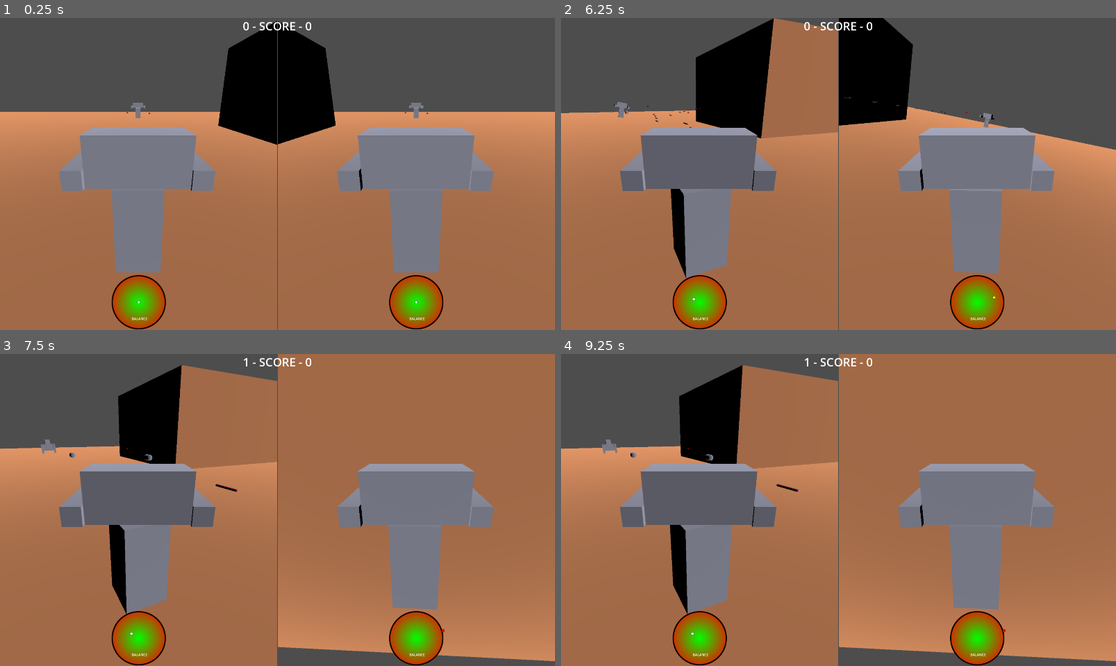
Above: before the commit, frames 1-4 (two rows, left to right).
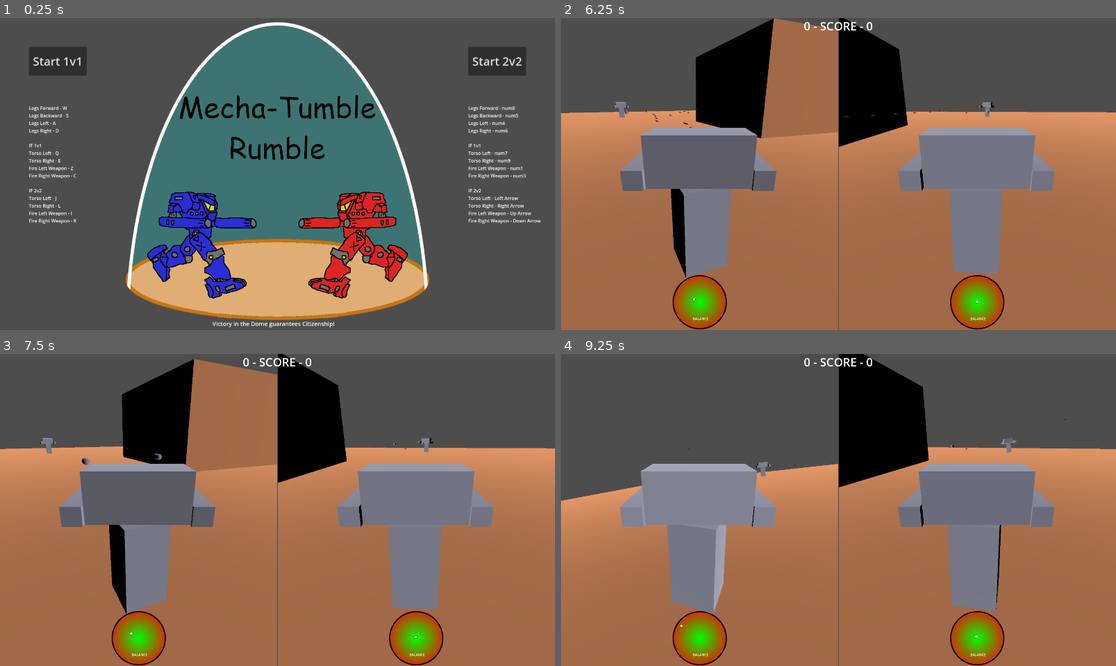
Above: after the commit, the same moments.

Repository: MatthewFyfe/MechOverFeels
Game: Godot game, scene res://Scenes/main_menu.tscn
Same seed, same stepped clock (60 frames per second), same inputs: the game is played once before the commit and once after it. Before the commit the project starts from res://Scenes/Debug_Test_Scene.tscn.
Inputs (mouse positions are in pixels of both pictures, inside the frame that each line leads up to):
- Up to frame 1 (0.25 s): no input
- Up to frame 2 (6.25 s): click (616, 61) at 0.5 s, where only the run after the commit has a clickable "Start 1v1"; tap Enter at 1.25 s; hold C (fire_right_p1) 1.28-2.03 s; hold Q (aim_left_p1) 1.28-2.03 s; tap Keypad 7 (aim_left_p2) at 1.55, 2.1 s; hold S (move_backward_p1) 2.03-2.78 s; tap E (aim_right_p1) at 2.3 s; hold C (fire_right_p1) 2.78-3.53 s; hold E (aim_right_p1) 2.78-3.53 s; tap Keypad 9 (aim_right_p2) at 3.05, 3.6 s; hold W (move_forward_p1) 3.53-4.28 s; tap Keypad 1 (fire_left_p2) at 3.8 s; hold Keypad 1 (fire_left_p2) 4.28-5.03 s; hold Z (fire_left_p1) 4.28-5.78 s; tap Keypad 3 (fire_right_p2) at 4.55, 5.1 s; tap J at 5.3, 5.85 s; hold S (move_backward_p1) from 5.78 s (still down); tap L at 6.05 s
- Up to frame 3 (7.5 s): release S (move_backward_p1) at 6.53 s; hold C (fire_right_p1) 6.53-7.28 s; tap L at 6.6 s; tap I at 6.8, 7.35 s; hold W (move_forward_p1) from 7.28 s (still down)
- Up to frame 4 (9.25 s): tap K at 7.55, 8.1 s; release W (move_forward_p1) at 8.03 s; hold C (fire_right_p1) 8.03-8.78 s; tap Q (aim_left_p1) at 8.3 s; hold S (move_backward_p1) from 8.78 s (still down); hold Q (aim_left_p1) from 8.78 s (still down); tap Keypad 7 (aim_left_p2) at 9.05 s

The runs differ from the first frame. In frame 1, 79% of the frame differs, in the area x 0-100%, y 0-100%; in frame 2, 4.1%; in frame 3, 28%; in frame 4, 45%.
Error in both runs: Invalid access of index '1' on a base object of type: 'PackedStringArray'. (res://Scenes/TTS_Test.gd:8)

Commit message:
Main menu, 1v1 and 2v2 control schemes

Diff:
--- a/mech-over-feels/MechController.gd
+++ b/mech-over-feels/MechController.gd
@@ -200,7 +200,7 @@
 			score1 += 1
 			scoreLabel.text = "%d - SCORE - %d" % [score1, score2]
 
-		TTS_Test.reset()
+		TTS_Test.reset(score1, score2)
 		get_tree().paused = true
 
 		balance_level = balanceOrbHome
--- a/mech-over-feels/Scenes/TTS_Test.gd
+++ b/mech-over-feels/Scenes/TTS_Test.gd
@@ -17,7 +17,7 @@
 func _process(delta: float) -> void:
 	pass
 
-func reset() -> void:
+func reset(score1, score2) -> void:
 	print("reset")
 	await get_tree().create_timer(2.0).timeout # Waits for X seconds
 	get_tree().paused = false
--- /dev/null
+++ b/mech-over-feels/Scenes/main_menu.gd
@@ -0,0 +1,108 @@
+extends Node2D
+
+
+# Called when the node enters the scene tree for the first time.
+func _ready() -> void:
+	pass # Replace with function body.
+
+
+# Called every frame. 'delta' is the elapsed time since the previous frame.
+func _process(delta: float) -> void:
+	pass
+
+
+func _on_button_1v_1_pressed() -> void:
+	set_1v1_controls()
+	get_tree().change_scene_to_file("res://Scenes/Debug_Test_Scene.tscn")
+
+
+func _on_button_2v_2_pressed() -> void:
+	set_2v2_controls()
+	get_tree().change_scene_to_file("res://Scenes/Debug_Test_Scene.tscn")
+
+func set_1v1_controls() -> void:
+	#print(InputMap.get_actions())
+	# Adjust P1 controls
+	InputMap.action_erase_events("aim_left_p1")
+	var newEvent = InputEventKey.new()
+	newEvent.keycode = KEY_Q
+	InputMap.action_add_event("aim_left_p1", newEvent)
+
+	InputMap.action_erase_events("aim_right_p1")
+	newEvent = InputEventKey.new()
+	newEvent.keycode = KEY_E
+	InputMap.action_add_event("aim_right_p1", newEvent)
+
+	InputMap.action_erase_events("fire_left_p1")
+	newEvent = InputEventKey.new()
+	newEvent.keycode = KEY_Z
+	InputMap.action_add_event("fire_left_p1", newEvent)
+
+	InputMap.action_erase_events("fire_right_p1")
+	newEvent = InputEventKey.new()
+	newEvent.keycode = KEY_C
+	InputMap.action_add_event("fire_right_p1", newEvent)
+
+	# Adjust P2 controls
+	InputMap.action_erase_events("aim_left_p2")
+	newEvent = InputEventKey.new()
+	newEvent.keycode = KEY_KP_7
+	InputMap.action_add_event("aim_left_p2", newEvent)
+
+	InputMap.action_erase_events("aim_right_p2")
+	newEvent = InputEventKey.new()
+	newEvent.keycode = KEY_KP_9
+	InputMap.action_add_event("aim_right_p2", newEvent)
+
+	InputMap.action_erase_events("fire_left_p2")
+	newEvent = InputEventKey.new()
+	newEvent.keycode = KEY_KP_1
+	InputMap.action_add_event("fire_left_p2", newEvent)
+
+	InputMap.action_erase_events("fire_right_p2")
+	newEvent = InputEventKey.new()
+	newEvent.keycode = KEY_KP_3
+	InputMap.action_add_event("fire_right_p2", newEvent)
+
+func set_2v2_controls() -> void:
+	# Adjust P1
+	InputMap.action_erase_events("aim_left_p1")
+	var newEvent = InputEventKey.new()
+	newEvent.keycode = KEY_J
+	InputMap.action_add_event("aim_left_p1", newEvent)
+
+	InputMap.action_erase_events("aim_right_p1")
+	newEvent = InputEventKey.new()
+	newEvent.keycode = KEY_L
+	InputMap.action_add_event("aim_right_p1", newEvent)
+
+	InputMap.action_erase_events("fire_left_p1")
+	newEvent = InputEventKey.new()
+	newEvent.keycode = KEY_I
+	InputMap.action_add_event("fire_left_p1", newEvent)
+
+	InputMap.action_erase_events("fire_right_p1")
+	newEvent = InputEventKey.new()
+	newEvent.keycode = KEY_K
+	InputMap.action_add_event("fire_right_p1", newEvent)
+
+	# Adjust P2
+	InputMap.action_erase_events("aim_left_p2")
+	newEvent = InputEventKey.new()
+	newEvent.keycode = KEY_LEFT
+	InputMap.action_add_event("aim_left_p2", newEvent)
+
+	InputMap.action_erase_events("aim_right_p2")
+	newEvent = InputEventKey.new()
+	newEvent.keycode = KEY_RIGHT
+	InputMap.action_add_event("aim_right_p2", newEvent)
+
+	InputMap.action_erase_events("fire_left_p2")
+	newEvent = InputEventKey.new()
+	newEvent.keycode = KEY_UP
+	InputMap.action_add_event("fire_left_p2", newEvent)
+
+	InputMap.action_erase_events("fire_right_p2")
+	newEvent = InputEventKey.new()
+	newEvent.keycode = KEY_DOWN
+	InputMap.action_add_event("fire_right_p2", newEvent)
--- /dev/null
+++ b/mech-over-feels/Scenes/main_menu.tscn
@@ -0,0 +1,84 @@
+[gd_scene load_steps=3 format=3 uid="uid://nkj4lqg4rpj0"]
+
+[ext_resource type="Texture2D" uid="uid://btb3wjaq4io8o" path="res://GIMP/Logo_MechaTumbleRumble.png" id="1_28flt"]
+[ext_resource type="Script" uid="uid://c4lpc224vcadu" path="res://Scenes/main_menu.gd" id="1_48xlc"]
+
+[node name="MainMenu" type="Node2D"]
+script = ExtResource("1_48xlc")
+
+[node name="TextureRect" type="TextureRect" parent="."]
+offset_left = 420.0
+offset_right = 1500.0
+offset_bottom = 1080.0
+texture = ExtResource("1_28flt")
+
+[node name="Button_1v1" type="Button" parent="."]
+offset_left = 100.0
+offset_top = 100.0
+offset_right = 300.0
+offset_bottom = 200.0
+theme_override_font_sizes/font_size = 40
+text = "Start 1v1"
+
+[node name="Button_2v2" type="Button" parent="."]
+offset_left = 1620.0
+offset_top = 100.0
+offset_right = 1820.0
+offset_bottom = 200.0
+theme_override_font_sizes/font_size = 40
+text = "Start 2v2"
+
+[node name="Instructions1" type="Label" parent="."]
+offset_left = 100.0
+offset_top = 300.0
+offset_right = 300.0
+offset_bottom = 550.0
+text = "Legs Forward - W
+Legs Backward - S
+Legs Left - A
+Legs Right - D
+
+IF 1v1
+Torso Left - Q
+Torso Right - E
+Fire Left Weapon - Z
+Fire Right Weapon - C
+
+IF 2v2
+Torso Left - J
+Torso Right - L
+Fire Left Weapon - I
+Fire Right Weapon - K"
+
+[node name="Instructions2" type="Label" parent="."]
+offset_left = 1620.0
+offset_top = 300.0
+offset_right = 1820.0
+offset_bottom = 550.0
+text = "Legs Forward - num8
+Legs Backward - num5
+Legs Left - num4
+Legs Right - num6
+
+IF 1v1
+Torso Left - num7
+Torso Right - num9
+Fire Left Weapon - num1
+Fire Right Weapon - num3
+
+IF 2v2
+Torso Left - Left Arrow
+Torso Right - Right Arrow
+Fire Left Weapon - Up Arrow
+Fire Right Weapon - Down Arrow"
+
+[node name="FinePrint" type="Label" parent="."]
+offset_left = 735.0
+offset_top = 1044.0
+offset_right = 1185.0
+offset_bottom = 1074.0
+theme_override_font_sizes/font_size = 20
+text = "Victory in the Dome guarantees Citizenship!"
+
+[connection signal="pressed" from="Button_1v1" to="." method="_on_button_1v_1_pressed"]
+[connection signal="pressed" from="Button_2v2" to="." method="_on_button_2v_2_pressed"]
--- a/mech-over-feels/Scenes/mech_tumble_rumble.tscn
+++ /dev/null
@@ -1,3 +0,0 @@
-[gd_scene format=3 uid="uid://rgykhbpgj3qc"]
-
-[node name="Mech_Tumble_Rumble" type="Node3D"]
--- /dev/null
+++ b/mech-over-feels/Scenes/mecha_tumble_rumble.tscn
@@ -0,0 +1,3 @@
+[gd_scene format=3 uid="uid://rgykhbpgj3qc"]
+
+[node name="Mecha_Tumble_Rumble" type="Node3D"]
--- a/mech-over-feels/project.godot
+++ b/mech-over-feels/project.godot
@@ -10,8 +10,8 @@
 
 [application]
 
-config/name="Mech Over Feels"
-run/main_scene="uid://cnrujoeaxghfr"
+config/name="Mecha-Tumble Rumble"
+run/main_scene="uid://nkj4lqg4rpj0"
 config/features=PackedStringArray("4.5", "GL Compatibility")
 config/icon="res://icon.svg"
 
Binary file added: mech-over-feels/ConceptArt/dome.webp
Not shown, added: mech-over-feels/ConceptArt/dome.webp.import
Binary file added: mech-over-feels/ConceptArt/mech.jpg
Not shown, added: mech-over-feels/ConceptArt/mech.jpg.import
Binary file added: mech-over-feels/GIMP/Logo_MechaTumbleRumble.png
Not shown, added: mech-over-feels/GIMP/Logo_MechaTumbleRumble.png.import
Not shown, added: mech-over-feels/Scenes/main_menu.gd.uid
Not shown, added: mech-over-feels/GIMP/Logo_MechaTumbleRumble.xcf
